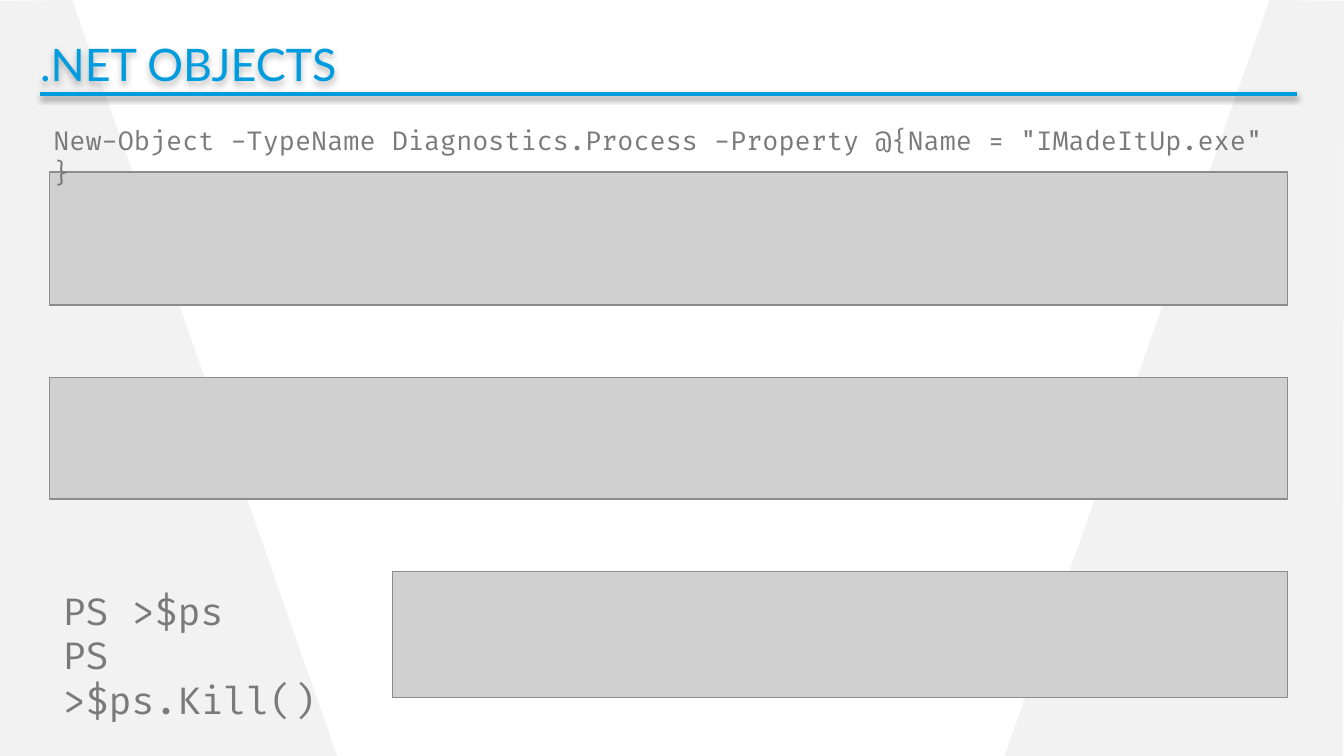
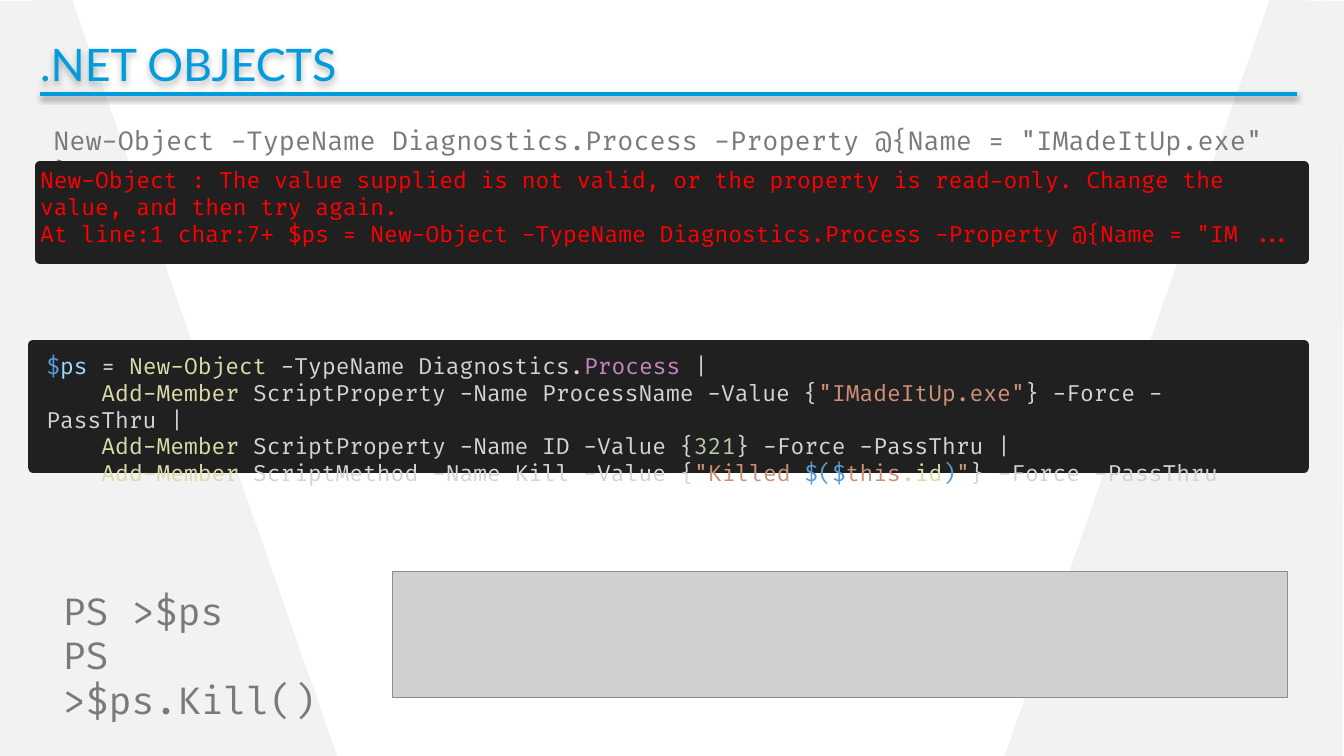
Before and after one commit to cdhunt/pssummit2017-mocking, a slide deck: slide 16 of Summit2017_Mocking.pptx. Drawn at 1344x756 pixels with LibreOffice and Linux fonts; fonts in the diff are those of the drawing; grey boxes stand for pictures; background and template pictures are left out. Boxes give left, top, right and bottom in pixels: in the first picture for what was removed or moved away, otherwise in the second. Text is boxed around its words. In the diff, an @@ line names an element or a change of style, - is before the commit and + after.

```diff
--- a/Summit2017_Mocking.pptx
+++ b/Summit2017_Mocking.pptx
@@ text added at (x1=40, y1=167, x2=1304, y2=259), fill #202020, outline #202020 6 pt, 12 pt, text #FF0000 @@
+New-Object : The value supplied is not valid, or the property is read-only. Change the value, and then try again.
+At line:1 char:7+ $ps = New-Object -TypeName Diagnostics.Process -Property @{Name = "IM ...
@@ picture removed at (x1=50, y1=172, x2=1288, y2=305) @@
@@ rectangle added at (x1=34, y1=345, x2=1304, y2=468), fill #202020, outline #202020 6 pt, 12 pt, text #D4D4D4 @@
+$ps = New-Object -TypeName Diagnostics.Process |
+Add-Member ScriptProperty -Name ProcessName -Value {"IMadeItUp.exe"} -Force -PassThru |
+Add-Member ScriptProperty -Name ID -Value {321} -Force -PassThru |
+Add-Member ScriptMethod -Name Kill -Value {"Killed $($this.id)"} -Force -PassThru
@@ picture removed at (x1=50, y1=378, x2=1288, y2=499) @@
```
Also in this commit, not shown: 8 other slides changed, 1 slide added, 1 slide removed.
